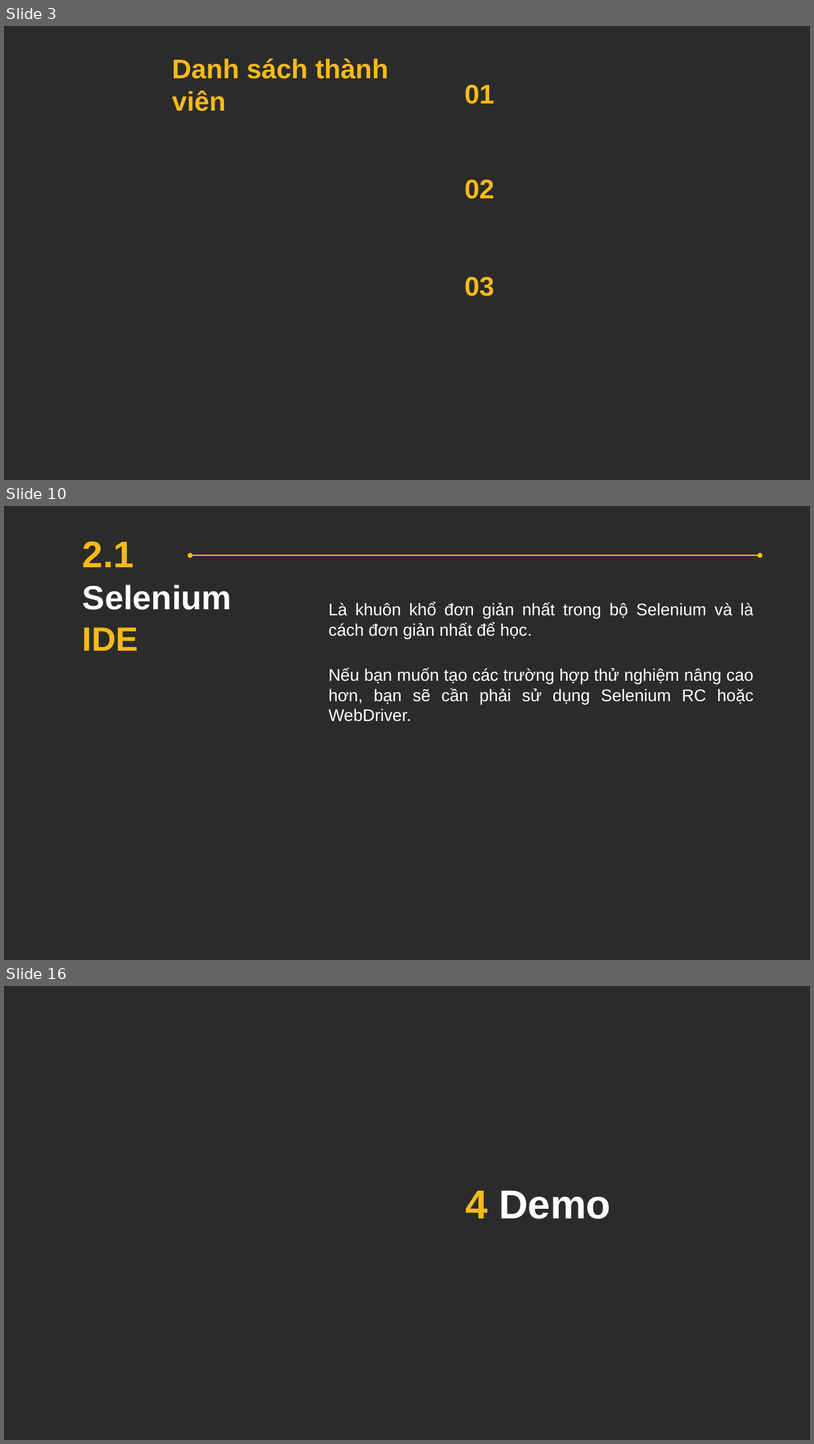
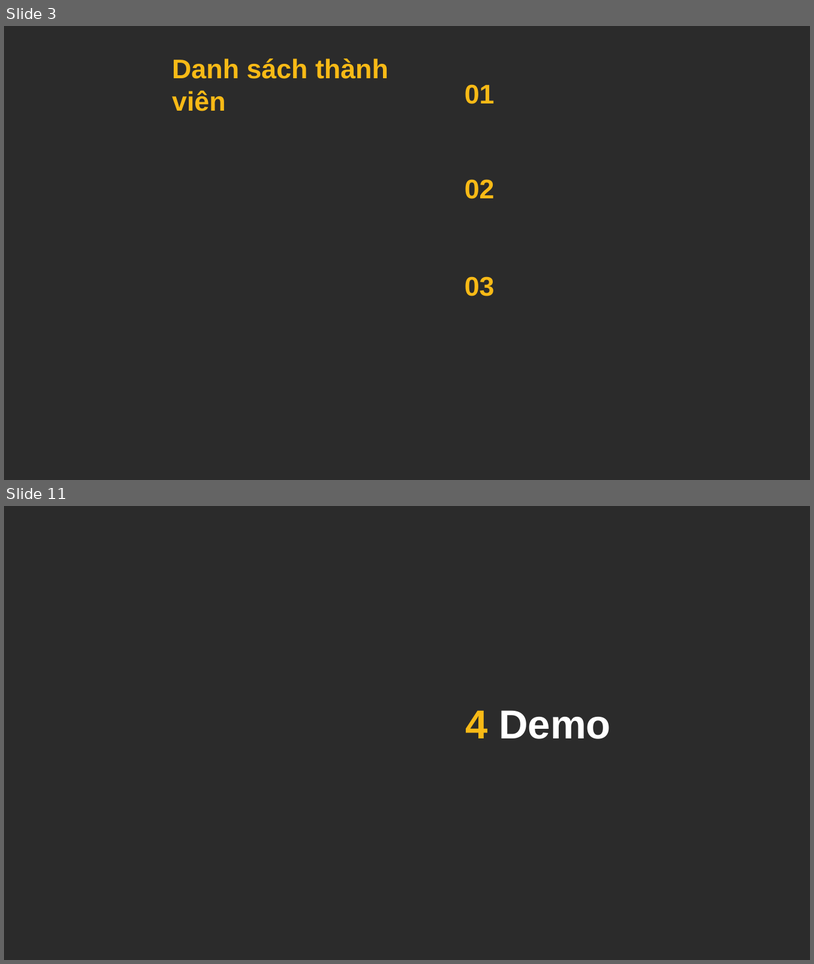
Before and after one commit to maxknowyou/npta, a slide deck: ThuyetTrinhBaoCaoMaNguonMo.pptx. Shown one above the other, each under a label of ours: slides 3, 10 and 16 before the commit, slides 3 and 11 after it; the slides between them are not shown. The pictures are 814x1444 and 814x964 pixels, drawn with LibreOffice and Linux fonts; fonts in the diff are those of the drawing; background and template pictures are left out; a plain dark background stands for a picture behind light text. Boxes give left, top, right and bottom in pixels: in the first picture for what was removed or moved away, otherwise in the second. Text is boxed around its words. In the diff, an @@ line names an element or a change of style, - is before the commit and + after.

```diff
--- a/ThuyetTrinhBaoCaoMaNguonMo.pptx
+++ b/ThuyetTrinhBaoCaoMaNguonMo.pptx
@@ slide 10 removed at [4, 506, 810, 960], background picture (left out) @@
@@ text removed at [83, 541, 232, 651] @@
-2.1
-Selenium
-IDE
@@ double arrow removed from (191, 556) to (761, 556) @@
@@ text removed at [329, 603, 754, 639] @@
-Là khuôn khổ đơn giản nhất trong bộ Selenium và là cách đơn giản nhất để học.
@@ text removed at [329, 667, 754, 721] @@
-Nếu bạn muốn tạo các trường hợp thử nghiệm nâng cao hơn, bạn sẽ cần phải sử dụng Selenium RC hoặc WebDriver.
@@ what was slide 16 is now slide 11 @@
```
Also in this commit, not shown: 2 slides changed, 7 slides added, 11 other slides removed.
